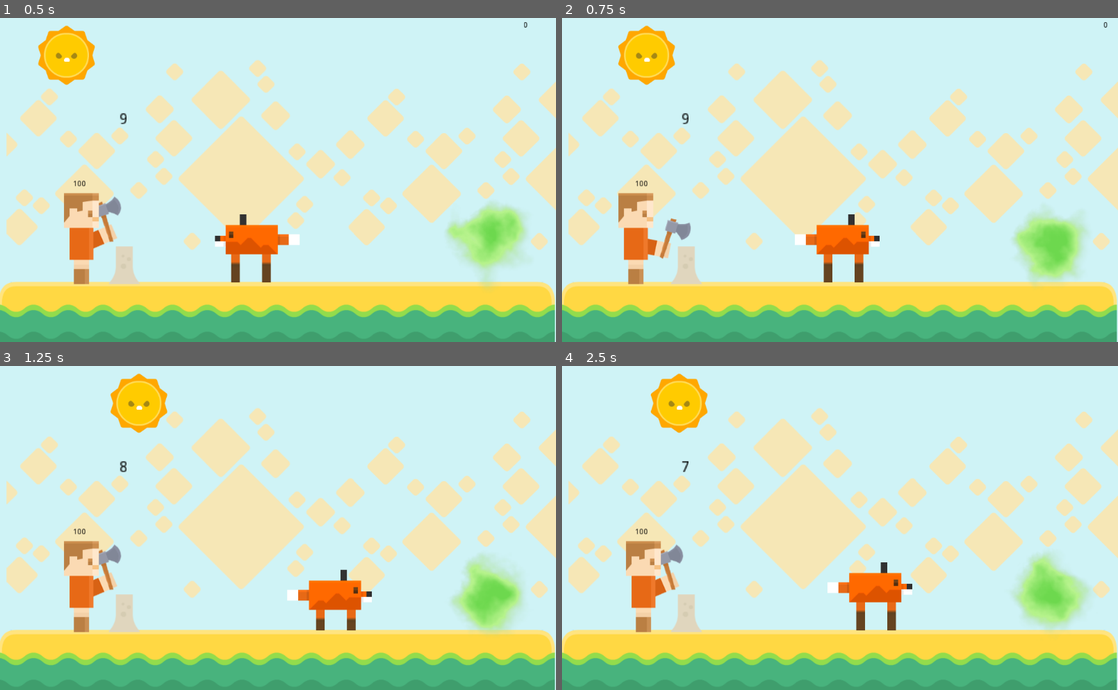
Above: before the commit, frames 1-4 (two rows, left to right).
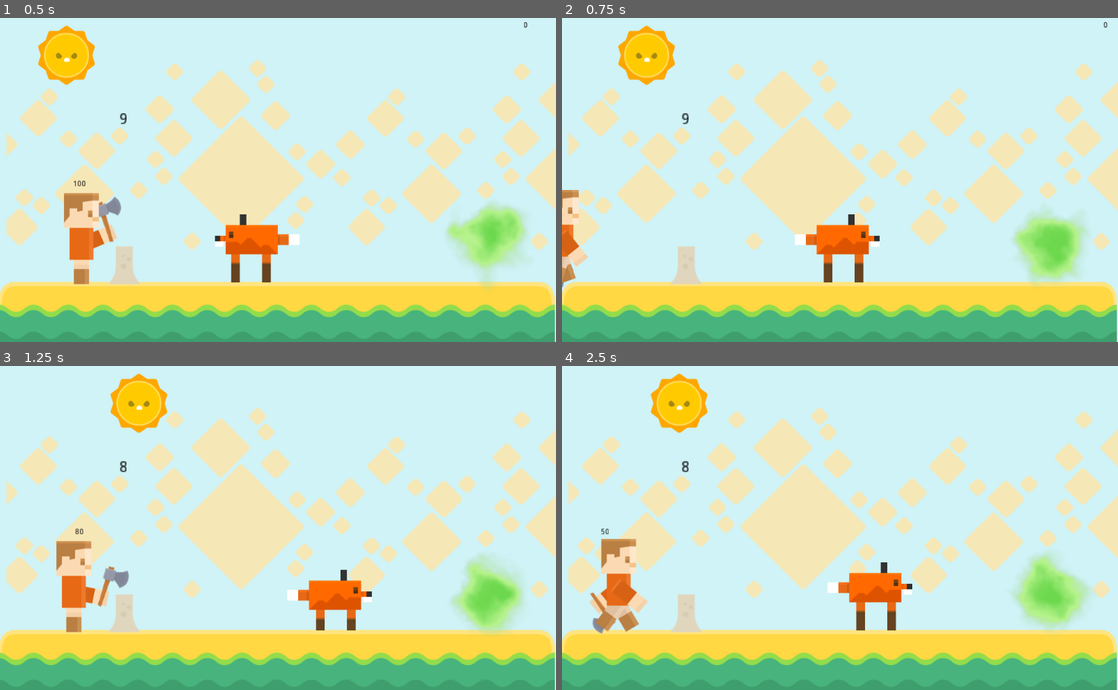
Above: after the commit, the same moments.

Repository: thiagola92/gamejamplus-2020
Game: Godot game, scene res://scenes/Main.tscn
Same seed, same stepped clock (60 frames per second), same inputs: the game is played once before the commit and once after it. The project has no main scene, so this scene is started directly.
Inputs:
- Up to frame 1 (0.5 s): no input
- Up to frame 2 (0.75 s): tap Enter at 0.5 s; hold D from 0.53 s (still down); tap E at 0.6 s
- Up to frame 3 (1.25 s): keep holding D
- Up to frame 4 (2.5 s): release D at 1.28 s; hold A 1.28-2.03 s; tap E at 1.35, 2.1 s; hold D from 2.03 s (still down)

Frame 1 is identical in both runs. In frame 2, 2.4% of the frame differs, in the area x 0-24%, y 50-84%; in frame 3, 1.5%; in frame 4, 3.1%, in the area x 4-23%, y 29-83%.

Commit message:
Fox attack

Diff:
--- a/Game/scenes/Enemy.tscn
+++ b/Game/scenes/Enemy.tscn
@@ -55,4 +55,5 @@
 [connection signal="area_entered" from="." to="." method="_on_Enemy_area_entered"]
 [connection signal="area_exited" from="." to="." method="_on_Enemy_area_exited"]
 [connection signal="body_entered" from="." to="." method="_on_Enemy_body_entered"]
+[connection signal="body_exited" from="." to="." method="_on_Enemy_body_exited"]
 [connection signal="timeout" from="AttackTimer" to="." method="_on_AttackTimer_timeout"]
--- a/Game/scenes/Player.tscn
+++ b/Game/scenes/Player.tscn
@@ -22,18 +22,33 @@
 "speed": 5.0
 } ]
 
+[sub_resource type="RectangleShape2D" id=3]
+extents = Vector2( 140.858, 10 )
+
 [node name="Player" type="KinematicBody2D"]
 collision_layer = 3
 collision_mask = 3
 script = ExtResource( 2 )
-__meta__ = {
-"_edit_group_": true
-}
 
 [node name="CollisionShape2D" type="CollisionShape2D" parent="."]
 shape = SubResource( 1 )
+__meta__ = {
+"_edit_lock_": true
+}
 
 [node name="AnimatedSprite" type="AnimatedSprite" parent="."]
 show_behind_parent = true
 frames = SubResource( 2 )
 animation = "walking_left"
+__meta__ = {
+"_edit_lock_": true
+}
+
+[node name="AttackCollision" type="Area2D" parent="."]
+
+[node name="CollisionShape2D" type="CollisionShape2D" parent="AttackCollision"]
+position = Vector2( -237.32, -5.29732 )
+shape = SubResource( 3 )
+
+[node name="Timer" type="Timer" parent="AttackCollision"]
+[connection signal="timeout" from="AttackCollision/Timer" to="." method="_on_Timer_timeout"]
--- a/Game/scripts/Inimigo.gd
+++ b/Game/scripts/Inimigo.gd
@@ -35,6 +35,12 @@
 		speed = 0
 
 		targets.append(area)
+	elif area.get_name() == "AttackCollision":
+		position.x -= 100
+		health -= 10
+
+		if health <= 0:
+			get_parent().remove_child(self)
 
 func _on_Enemy_area_exited(area):
 	targets.erase(area)
@@ -51,9 +57,10 @@
 		speed = 0
 
 		targets.append(body)
-	else:
-		position.x -= 100
-		health -= 10
 
-		if health <= 0:
-			get_parent().remove_child(self)
+func _on_Enemy_body_exited(body):
+	if body.get_name() == "Player":
+		$AnimatedSprite.play("run")
+		speed = 400
+
+		targets.erase(body)
--- a/Game/scripts/Player.gd
+++ b/Game/scripts/Player.gd
@@ -2,9 +2,11 @@
 
 export var speed = 400
 
+var can_attack = true
+
 # Called when the node enters the scene tree for the first time.
 func _ready():
-	pass # Replace with function body.
+	$AttackCollision/CollisionShape2D.disabled = true
 
 # Called every frame. 'delta' is the elapsed time since the previous frame.
 func _process(delta):
@@ -16,3 +18,14 @@
 		position.x += speed * delta
 	else:
 		$AnimatedSprite.stop()
+
+func _unhandled_key_input(event):
+	if event.pressed and event.scancode == KEY_E and can_attack:
+		$AttackCollision/CollisionShape2D.disabled = false
+		$AttackCollision/Timer.start()
+		can_attack = false
+
+func _on_Timer_timeout():
+	$AttackCollision/CollisionShape2D.disabled = true
+	$AttackCollision/Timer.stop()
+	can_attack = true
Not shown: 1 places in Game/scenes/Player.tscn that only renumber resources
